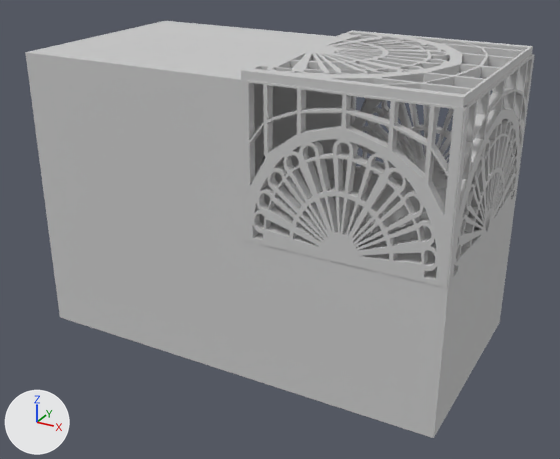
Renders of the FBX model EscapeRoom/Assets/--Models/Room.FBX from each side of a commit.
Both versions are drawn from a 50 mm camera at (8.72, -15.76, 10.52) aimed at (0.21, -0.3, 2.79). Arrows for +X, +Y and +Z are at lower left; the lights stay in place. Where no turn or scale is listed for an object, it has been applied to the vertices.

The scene before the commit, as lines of its bpy script (objects in view):
```python
me_mesh = bpy.data.meshes.new('Mesh')
me_mesh.from_pydata(...)  # 104 vertices, 102 faces; spans x -5.2..5.2, y -2.7..2.7, z 0.0..7.05
me_mesh.materials.append(mat_material__26)  # its picture is missing
me_mesh_001 = bpy.data.meshes.new('Mesh.001')
me_mesh_001.from_pydata(...)  # 1038 vertices, 1261 faces; spans x 2.09..2.3, y -2.7..2.7, z -3.24..0.26
me_mesh_001.materials.append(mat_material__26)  # its picture is missing
me_mesh_002 = bpy.data.meshes.new('Mesh.002')
me_mesh_002.from_pydata(...)  # 1038 vertices, 1261 faces; spans x -2.26..2.26, y 2.09..2.3, z -3.24..0.26
me_mesh_002.materials.append(mat_material__26)  # its picture is missing
me_mesh_003 = bpy.data.meshes.new('Mesh.003')
me_mesh_003.from_pydata(...)  # 1038 vertices, 1261 faces; spans x -2.26..2.26, y 2.09..2.3, z -3.24..0.26
me_mesh_003.materials.append(mat_material__26)  # its picture is missing
me_mesh_004 = bpy.data.meshes.new('Mesh.004')
me_mesh_004.from_pydata(...)  # 1038 vertices, 1261 faces; spans x -4.15..0.34, y -2.7..2.7, z -2.3..-2.09
me_mesh_004.materials.append(mat_material__26)  # its picture is missing
ob_walls = bpy.data.objects.new('Walls', me_mesh)
ob_walls.location = (0.0, 0.0, 0.0)
ob_window_behind = bpy.data.objects.new('Window Behind', me_mesh_001)
ob_window_behind.location = (2.9, 0.0, 6.79)
ob_window_left = bpy.data.objects.new('Window Left', me_mesh_002)
ob_window_left.location = (2.91, 0.41, 6.79)
ob_window_right = bpy.data.objects.new('Window Right', me_mesh_003)
ob_window_right.location = (2.91, -4.8, 6.79)
ob_window_top = bpy.data.objects.new('Window Top', me_mesh_004)
ob_window_top.location = (4.8, 0.0, 9.32)
```
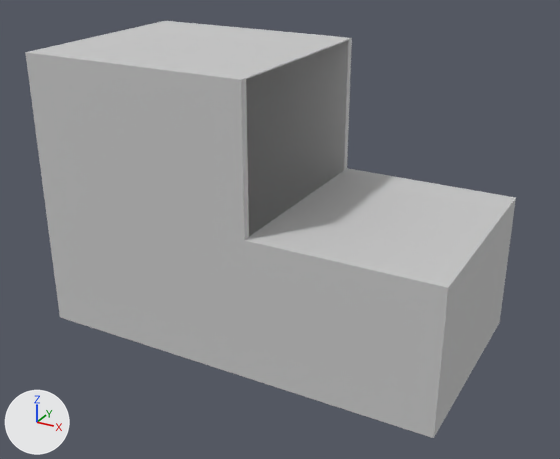
What differs and where, as boxes (x1, y1, x2, y2) in the pictures (560 x 459 px):
'Window Right', deleted
    before: (241, 80, 465, 288)
'Window Top', deleted
    before: (241, 30, 533, 108)
'Window Behind', deleted
    before: (444, 54, 535, 288)
'Window Left', deleted
    before: (344, 55, 532, 188)

Patch to the scene script:
```diff
--- a/EscapeRoom/Assets/--Models/Room.FBX.py
+++ b/EscapeRoom/Assets/--Models/Room.FBX.py
@@ ob_window_top @@
-ob_window_top = bpy.data.objects.new('Window Top', me_mesh_004)
-ob_window_top.location = (4.8, 0.0, 9.32)
@@ ob_window_left @@
-ob_window_left = bpy.data.objects.new('Window Left', me_mesh_002)
-ob_window_left.location = (2.91, 0.41, 6.79)
@@ ob_window_right @@
-ob_window_right = bpy.data.objects.new('Window Right', me_mesh_003)
-ob_window_right.location = (2.91, -4.8, 6.79)
@@ ob_window_behind @@
-ob_window_behind = bpy.data.objects.new('Window Behind', me_mesh_001)
-ob_window_behind.location = (2.9, 0.0, 6.79)
```
